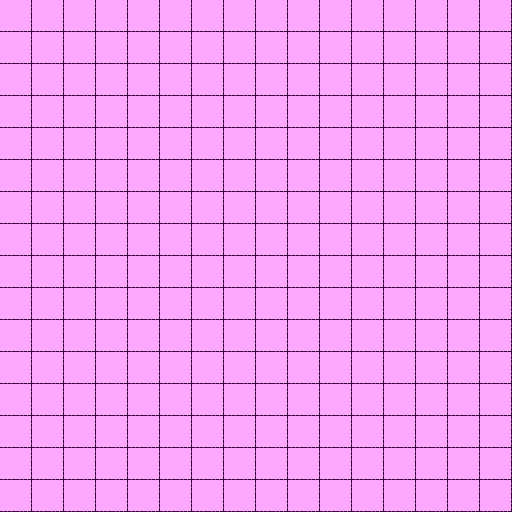
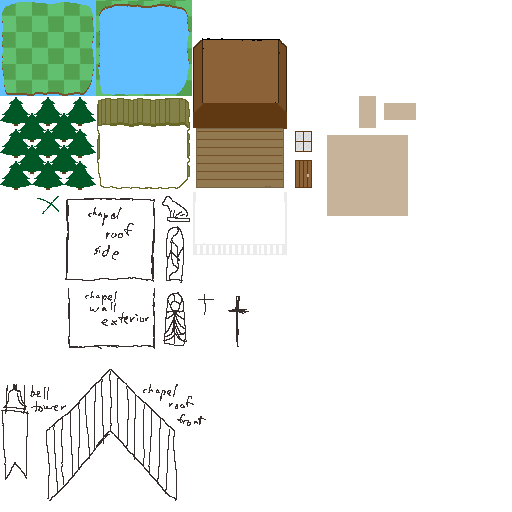
Layers edited between the first and the second 512 × 512 image:
added layer "Cliffs" above "forest" over left=97, top=98, right=190, bottom=189
added layer "grass around water" above "water base" over left=96, top=0, right=192, bottom=96
added layer "water base" above "water around gras" over left=96, top=0, right=192, bottom=96
added layer "water around gras" above "grass base" over left=0, top=0, right=97, bottom=96
added layer "grass base" above "Layer 17" over left=0, top=0, right=96, bottom=96
added layer "Layer 17" above "Layer 16" over left=16, top=145, right=48, bottom=174
added layer "Layer 16" above "Layer 15" over left=48, top=145, right=80, bottom=174
added layer "Layer 15" above "Layer 14" over left=16, top=113, right=48, bottom=142
added layer "Layer 14" above "Layer 13" over left=48, top=113, right=80, bottom=142
added layer "Layer 13" above "Layer 12" over left=0, top=97, right=32, bottom=126
added layer "Layer 12" above "Layer 11" over left=64, top=97, right=96, bottom=126
added layer "Layer 11" above "Layer 10" over left=32, top=97, right=64, bottom=126
added layer "Layer 10" above "Layer 9" over left=32, top=129, right=64, bottom=158
added layer "Layer 9" above "Layer 8" over left=0, top=129, right=32, bottom=158
added layer "Layer 8" above "Layer 7" over left=0, top=161, right=32, bottom=190
added layer "Layer 7" above "Layer 6" over left=32, top=161, right=64, bottom=190
added layer "Layer 6" above "Layer 5" over left=64, top=161, right=96, bottom=190
added layer "Layer 5" above "Layer 4" over left=64, top=129, right=96, bottom=158
added layer "Layer 4" (16%) above "church outline" over left=6, top=99, right=90, bottom=186
added layer "church outline" above "Layer 3" over left=1, top=196, right=249, bottom=501
added layer "Layer 3" above "house" over left=193, top=192, right=287, bottom=256
added layer "house" above "grass background" over left=193, top=38, right=416, bottom=216
…and 1 more changes (1 added)
